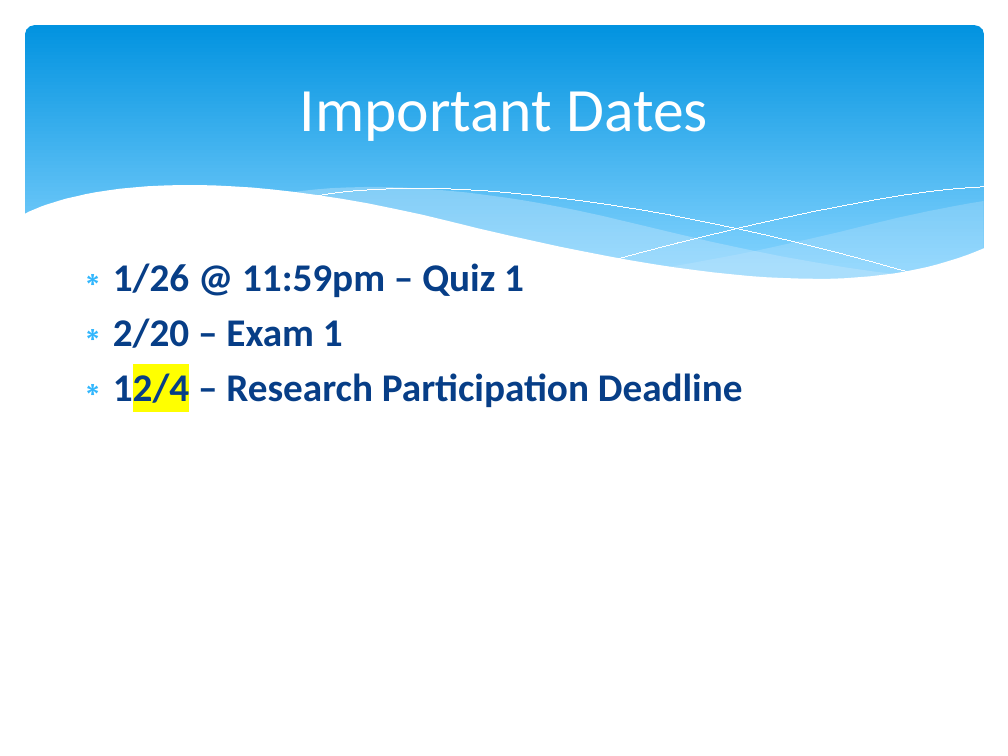
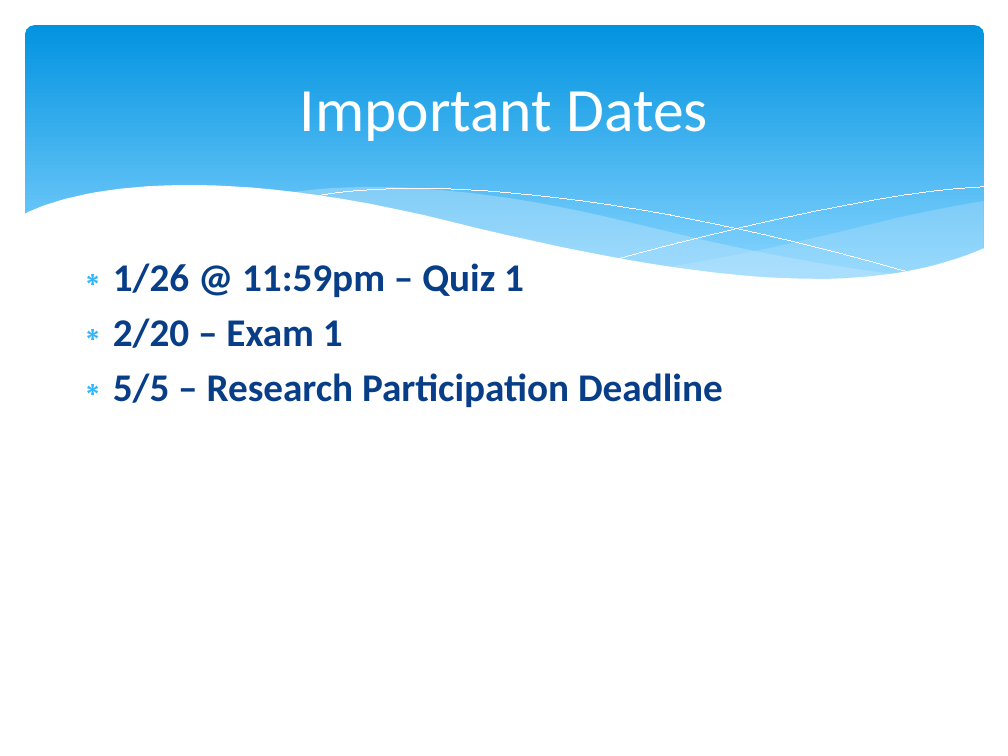
Before and after one commit to npm27/Teaching-Materials, a slide deck: slide 10 of Gen Psych II/Slides/0 Gen Psych II First Day Info.pptx. Drawn at 1008x756 pixels with LibreOffice and Linux fonts; fonts in the diff are those of the drawing. Boxes give left, top, right and bottom in pixels: in the first picture for what was removed or moved away, otherwise in the second. Text is boxed around its words. In the diff, an @@ line names an element or a change of style, - is before the commit and + after.

```diff
--- a/Gen Psych II/Slides/0 Gen Psych II First Day Info.pptx
+++ b/Gen Psych II/Slides/0 Gen Psych II First Day Info.pptx
@@ text at (113, 373, 723, 407): text changed @@
-∗ 12/4 – Research Participation Deadline
+∗ 5/5 – Research Participation Deadline
```
Also in this commit, not shown: 4 other slides changed, 8 other files.
